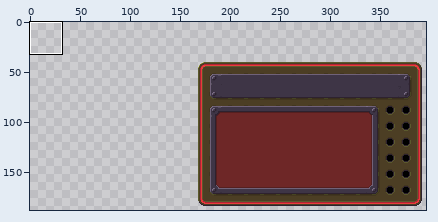
One commit to this pixel-art file: ref/story-layout.ase. Above: a wide view before the commit, with the close-up outlined.
Close-up. As it was:
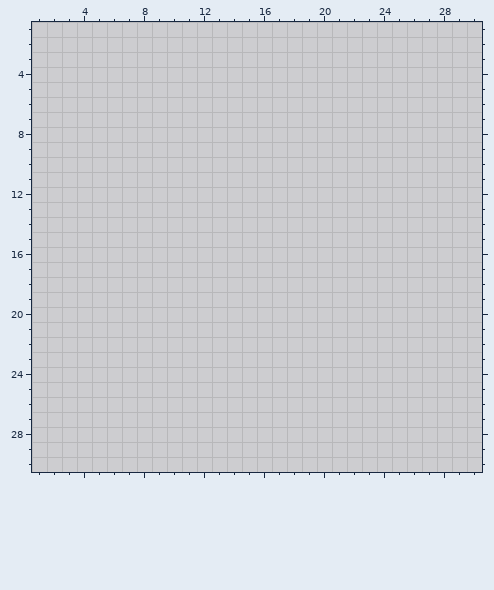
624x336 pixels, 1 frame. Colours within 5 levels of each other are drawn and written as one. Shown: x 1..30, y 1..30. The wide view leaves out empty margins. The commit also changed other parts of the picture, which this record leaves out.
Now the later version:
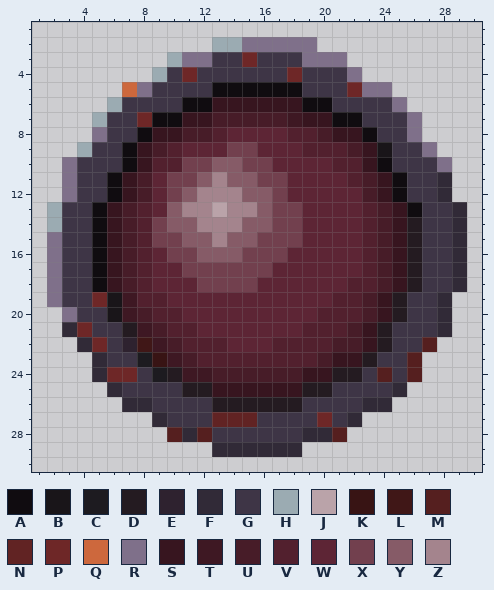
Palette (. is transparent): A #100c10  B #191519  C #1d1b20  D #241b21  E #2e222f  F #312a37  G #3e3546  H #9babb2  J #baa3a9  K #381414  L #401717  M #551f1f  N #612323  P #6e2727  Q #cd683d  R #7f708a  S #37151f  T #3e1823  U #471c28  V #52202e  W #5d2535  X #72404e  Y #865b67  Z #a4848d
Diff:
Changed rows in their new state; - is an unchanged pixel.
Layers "fgo", "fg":
first column x 2:
 2 -----------HHRRRRR----------
 3 --------HRRGGPGGGRRR--------
 4 -------HGPGGGGGGPGGGR-------
 5 -----QRGGGGAAAAAAGGGPRR-----
 6 ----HGGGGAASSSSSSAAGGGGR----
 7 ---HGGPAASSUUUUUTSSAAGGGR---
 8 ---RGGASSUUVWWWWVVUSSAGGR---
 9 --HGGASUVWWWXXWWWVVVUSBGGR--
10 -RGGGASVVXXYYXXWWWWVVSAGGGR-
11 -RGGASUWXXYZYYXXWWWWVUSAGGF-
12 -RGGASUWXYZZZYYXWWWWWUSAGGF-
13 HGGASUVWYZZJZZYXXWWWWVUSAGGF
14 HGGASUVXYYZZZYYXXWWWWVUSDGGF
15 RGGASUVXXYYZYYXXXWWWWVUSDGGF
16 RGGASUVWXXYYYXXXWWWWWVUSDGGF
17 RGGASUVWWXXXXXXWWWWWWVUSDGGF
18 RGGASUVWWWXXXXWWWWWWVVUSDGGF
19 RGGPBTVVWWWWWWWWWWWVVUSDGGF-
20 -RGGBTUVVWWWWWWWWWVVVUSDGGF-
21 -FPGGDTUVVWWWWWWWVVVUSDGGGF-
22 --FPGELTUVVVWWWVVVVUUSDGGM--
23 ---FGGCKTUVVVVVVVVUSSDGGM---
24 ---FPPGCDTTUUUUUUSSDDGMGM---
25 ----FGGGGDDSSSSSSDDGGGGF----
26 -----FFGGGGDDDDDDGGGGFF-----
27 -------FGGGNNNGGGGPGF-------
28 --------MFMGGGGGGFFM--------
29 -----------FFFFFF-----------
Boxes around the changes in both close-ups, in picture pixels (x1, y1, x2, y2):
added: (47, 37, 467, 457)
